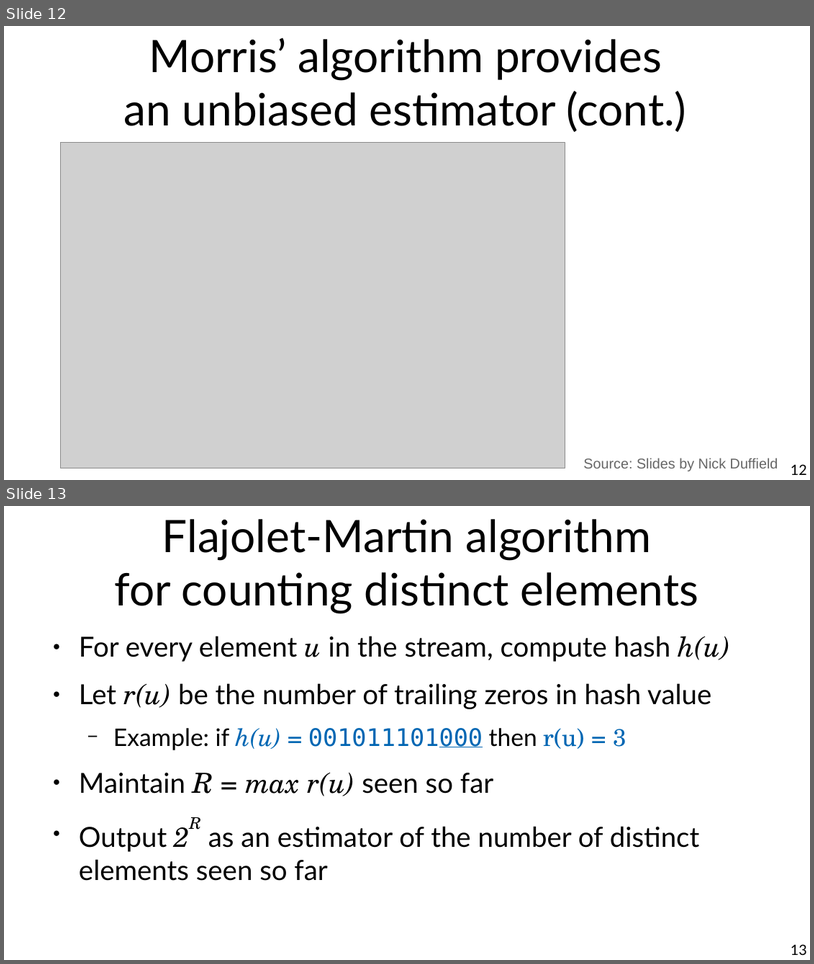
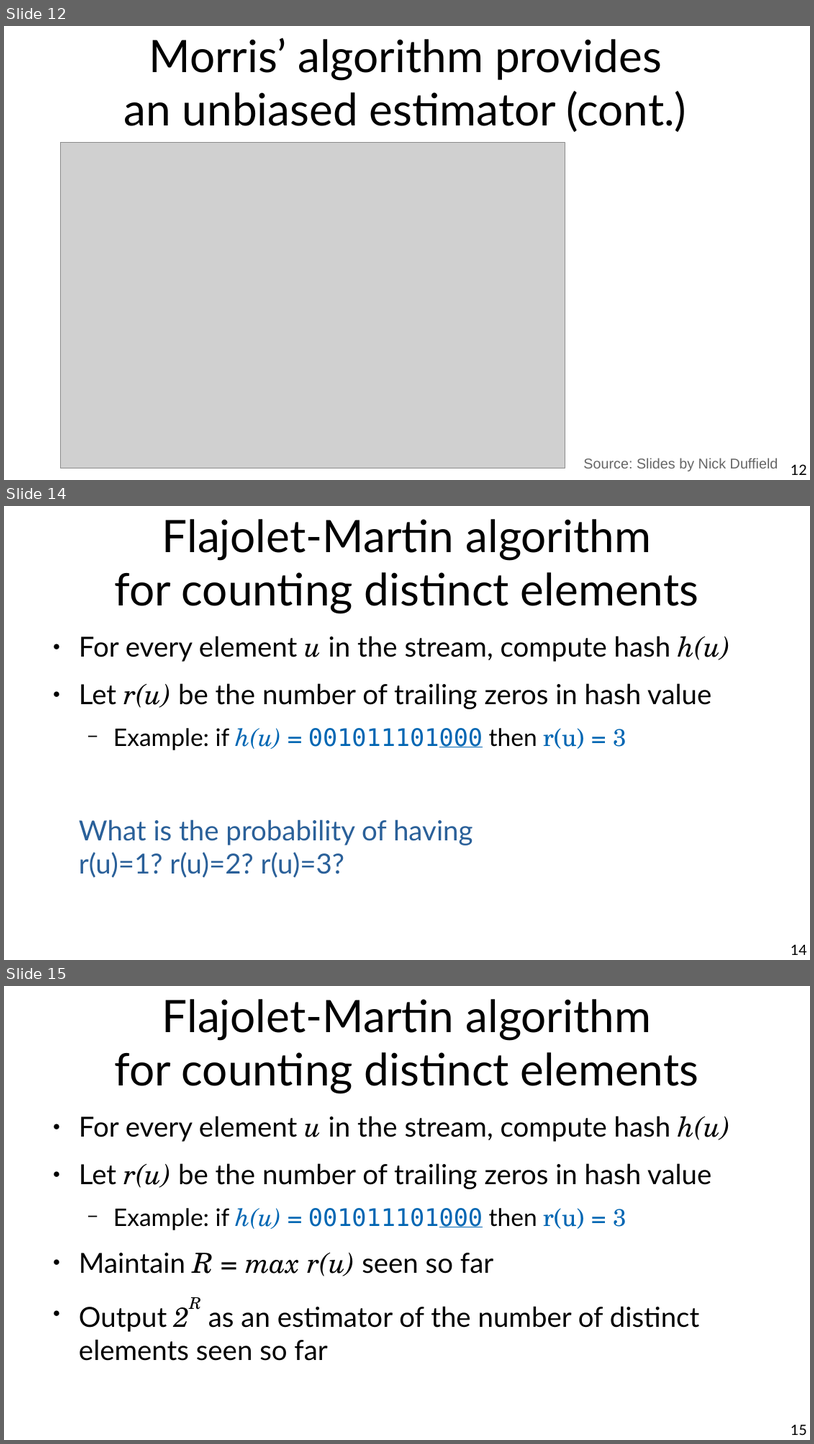
Before and after one commit to marco-calautti/data-mining-course, a slide deck: theory/odp/tt25_probabilistic_counting.odp. Shown one above the other, each under a label of ours: slides 12 and 13 before the commit, slides 12, 14 and 15 after it; the slides between them are not shown. The pictures are 814x964 and 814x1444 pixels, drawn with LibreOffice and Linux fonts; fonts in the diff are those of the drawing; grey boxes stand for pictures. Boxes give left, top, right and bottom in pixels: in the first picture for what was removed or moved away, otherwise in the second. Text is boxed around its words. In the diff, an @@ line names an element or a change of style, - is before the commit and + after.

```diff
--- a/theory/odp/tt25_probabilistic_counting.odp
+++ b/theory/odp/tt25_probabilistic_counting.odp
@@ slide 14 added at (4,506,810,960), background #FFFFFF @@
@@ title added at (115,519,699,614), 44 pt, text #000000 @@
+Flajolet-Martin algorithm
+for counting distinct elements
@@ text added at (79,636,730,878), 27.2 pt, text #000000 @@
+● For every element u in the stream, compute hash h(u)
+● Let r(u) be the number of trailing zeros in hash value
+  − Example: if h(u) = 001011101000 then r(u) = 3
+What is the probability of having
+r(u)=1? r(u)=2? r(u)=3?
@@ page number added at (791,944,808,955), 14 pt, text #000000 @@
+14
@@ what was slide 13 is now slide 15 @@
@@ page number at (791,1424,808,1435): text changed @@
-13
+15
```
Also in this commit, not shown: 1 slide changed, 1 other slide added, 2 other files.
